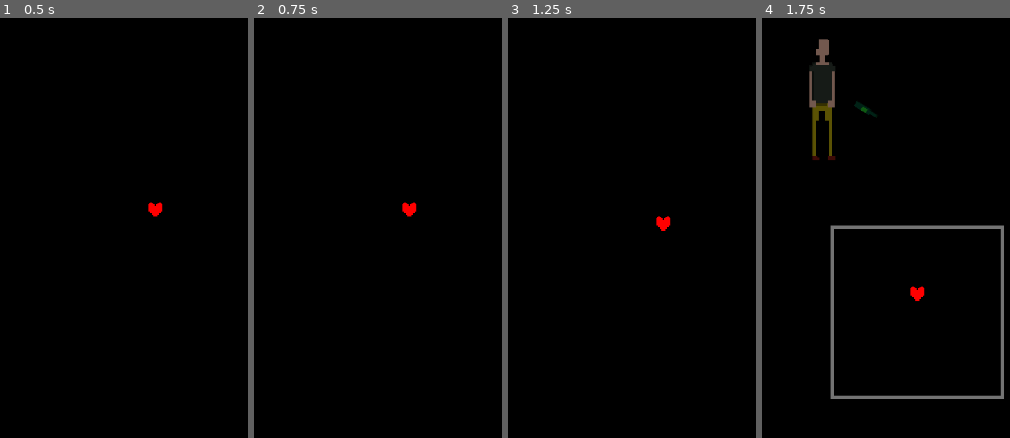
Above: before the commit, frames 1-4 (left to right).
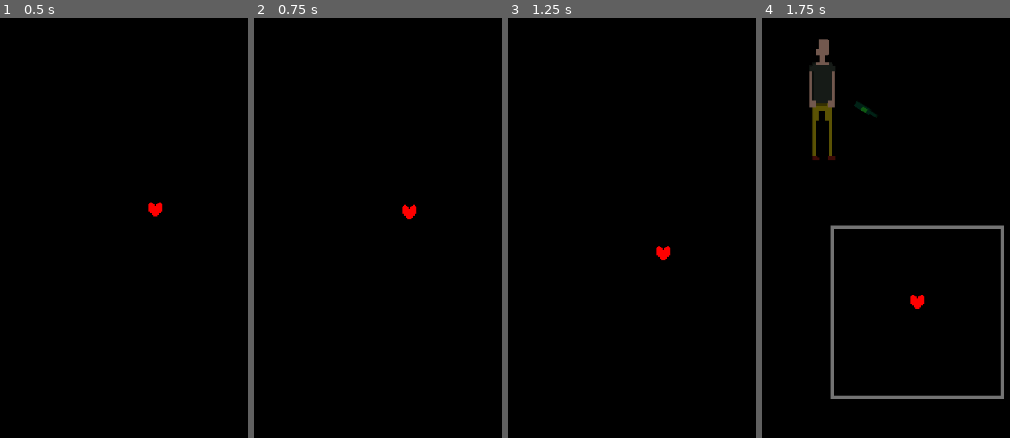
Above: after the commit, the same moments.

Repository: LudumSJB/The-Limited
Game: Godot game, scene res://scenes/UndertaleMinigame.tscn
Two runs of this game, one before a commit and one after it. Both use one fixed random seed, a clock stepped at 60 frames per second and the inputs below. This scene is started directly instead of the project's main scene. Sound files missing from this copy of the repository are replaced by a short silence.
Inputs:
- Up to frame 1 (0.5 s): no input
- Up to frame 2 (0.75 s): tap Enter (ui_accept) at 0.5 s; hold D (right) from 0.53 s (still down); tap Space (action_button) at 0.6 s
- Up to frame 3 (1.25 s): keep holding D (right); tap Enter (ui_accept) at 0.77 s
- Up to frame 4 (1.75 s): keep holding D (right); tap Enter (ui_accept) at 1.25, 1.52 s; tap N (next_level) at 1.35 s

Frame 1 is identical in both runs. In frame 2, 0.1% of the frame differs, in the area x 59-66%, y 43-49%; in frame 3, 0.3%, in the area x 59-66%, y 47-58%; in frame 4, 0.3%.

Commit message:
barman minigame finished

Diff:
--- a/scenes/UndertaleMinigame.tscn
+++ b/scenes/UndertaleMinigame.tscn
@@ -8,6 +8,10 @@
 [ext_resource type="Texture2D" uid="uid://c2sweu4ag0ynq" path="res://assets/images/barman_3.png" id="5_wcsw8"]
 [ext_resource type="Script" path="res://scripts/UndertaleBarman.gd" id="6_eaenq"]
 [ext_resource type="Script" path="res://scripts/BarmanMinigameAnimationPlayer.gd" id="8_1y1lk"]
+[ext_resource type="AudioStream" uid="uid://dmefxxlvca8wq" path="res://assets/sounds/snd_test.wav" id="9_a7dfd"]
+[ext_resource type="AudioStream" uid="uid://bx03m8vpl0jw7" path="res://assets/sounds/snd_battlefall.wav" id="10_ygkpe"]
+[ext_resource type="AudioStream" uid="uid://dvajiv751xol6" path="res://assets/sounds/glass_smash.wav" id="11_am5if"]
+[ext_resource type="Script" path="res://scripts/GlassSmashAudio.gd" id="12_h40ut"]
 
 [sub_resource type="SpriteFrames" id="SpriteFrames_8o7tn"]
 animations = [{
@@ -65,7 +69,7 @@
 tracks/2/interp = 2
 tracks/2/loop_wrap = true
 tracks/2/keys = {
-"times": PackedFloat32Array(1, 2),
+"times": PackedFloat32Array(0.6, 2),
 "transitions": PackedFloat32Array(1, 1),
 "update": 0,
 "values": [Vector2(565, 319), Vector2(565, 466)]
@@ -81,6 +85,30 @@
 "transitions": PackedFloat32Array(1, 1, 1, 1, 1, 1, 1),
 "update": 0,
 "values": [Color(1, 1, 1, 1), Color(1, 1, 1, 0), Color(1, 1, 1, 1), Color(1, 1, 1, 0), Color(1, 1, 1, 1), Color(1, 1, 1, 0), Color(1, 1, 1, 1)]
+}
+tracks/4/type = "value"
+tracks/4/imported = false
+tracks/4/enabled = true
+tracks/4/path = NodePath("PlayerFlickerSounds:playing")
+tracks/4/interp = 1
+tracks/4/loop_wrap = true
+tracks/4/keys = {
+"times": PackedFloat32Array(0, 0.2, 0.4, 0.6),
+"transitions": PackedFloat32Array(1, 1, 1, 1),
+"update": 1,
+"values": [true, true, true, true]
+}
+tracks/5/type = "value"
+tracks/5/imported = false
+tracks/5/enabled = true
+tracks/5/path = NodePath("PlayerFallSound:playing")
+tracks/5/interp = 1
+tracks/5/loop_wrap = true
+tracks/5/keys = {
+"times": PackedFloat32Array(0.7),
+"transitions": PackedFloat32Array(1),
+"update": 1,
+"values": [true]
 }
 
 [sub_resource type="AnimationLibrary" id="AnimationLibrary_p2au5"]
@@ -133,4 +161,18 @@
 }
 script = ExtResource("8_1y1lk")
 
+[node name="PlayerFlickerSounds" type="AudioStreamPlayer" parent="."]
+stream = ExtResource("9_a7dfd")
+volume_db = -5.0
+
+[node name="PlayerFallSound" type="AudioStreamPlayer" parent="."]
+stream = ExtResource("10_ygkpe")
+volume_db = -5.0
+
+[node name="GlassSmash" type="AudioStreamPlayer" parent="."]
+stream = ExtResource("11_am5if")
+volume_db = -15.0
+script = ExtResource("12_h40ut")
+
+[connection signal="PlayGlassSmash" from="Player" to="GlassSmash" method="play_glass_smash"]
 [connection signal="PlayerLoseInternal" from="Player" to="." method="player_lose_internal"]
--- /dev/null
+++ b/scripts/GlassSmashAudio.gd
@@ -0,0 +1,4 @@
+extends AudioStreamPlayer
+
+func play_glass_smash():
+	play()
--- a/scripts/HeartPlayer.gd
+++ b/scripts/HeartPlayer.gd
@@ -1,8 +1,11 @@
 extends Area2D
 
 signal PlayerLoseInternal
+signal PlayGlassSmash
 
 var lives = 3
+
+var glassSmash:AudioStream
 
 @export var speed = 200.0
 @export var maxY = 1.0
@@ -11,6 +14,7 @@
 @export var maxX = 1.0
 
 func _ready():
+	get_tree().get_root().get_node("UndertaleMinigame/GlassSmash")
 	pass
 
 func _process(delta):
@@ -41,7 +45,7 @@
 		PlayerLoseInternal.emit()
 
 func _on_body_entered(body):
-	print("_on_body_entered: ", body.name)
-	if body.name == "Bottle":
-		lives -= 1
-		print("lives left: ", lives)
+	lives -= 1
+	print("lives left: ", lives)
+	PlayGlassSmash.emit()
+	body.queue_free()
--- a/scripts/UndertaleMinigameManager.gd
+++ b/scripts/UndertaleMinigameManager.gd
@@ -12,4 +12,5 @@
 
 func player_lose_internal(): # this is the signal from the main player - required as player is not visible to root tree
 	PlayerLose.emit() # emit the main player loss signal
+	print("loss") # edit this to anything you need
 	pass
Not shown, added: assets/sounds/glass_smash.wav.import
Not shown, added: assets/sounds/snd_test.wav.import
Not shown: 1 places in scenes/UndertaleMinigame.tscn that only renumber resources
Not shown, added: assets/sounds/glass_smash.wav
Not shown, added: assets/sounds/snd_test.wav
